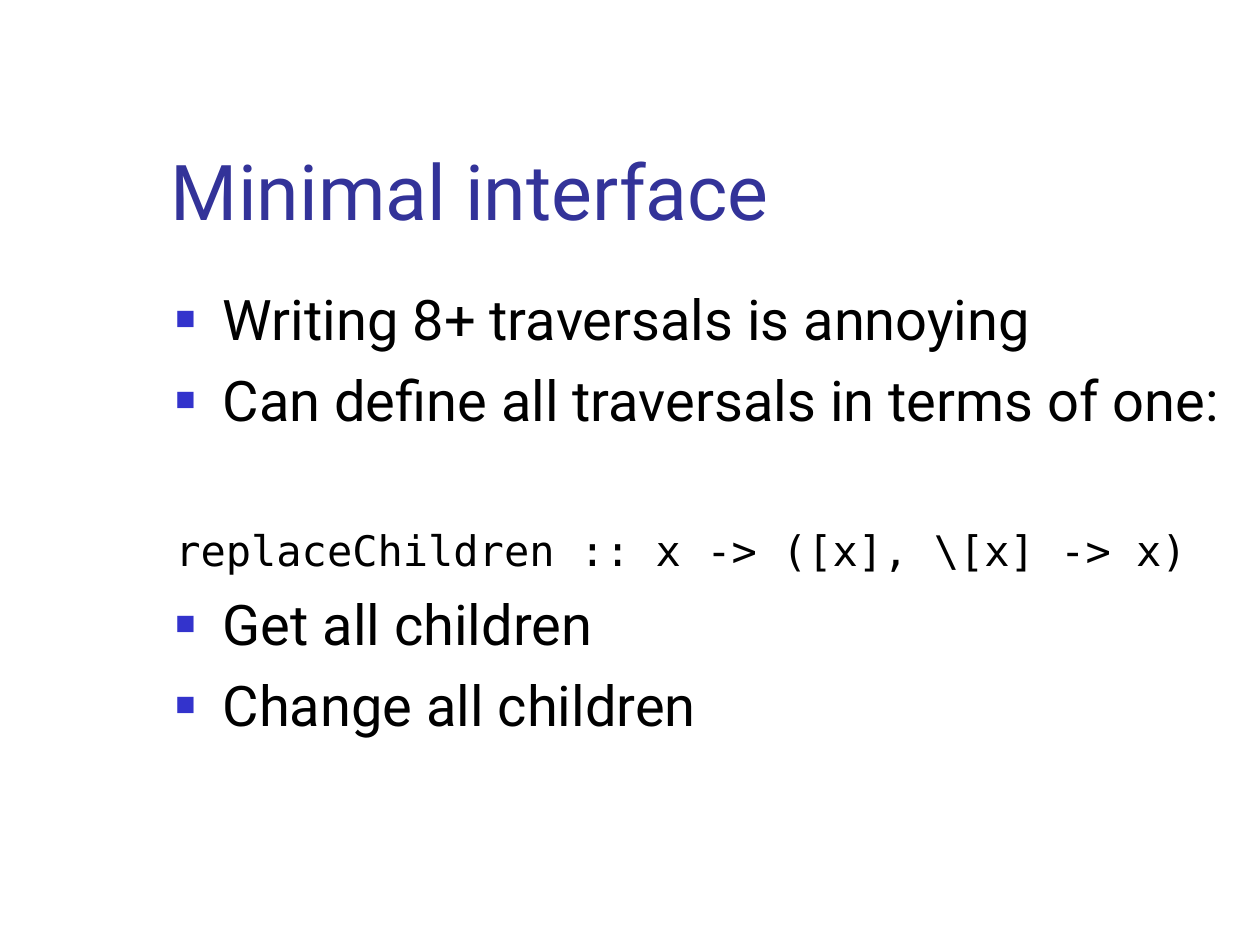
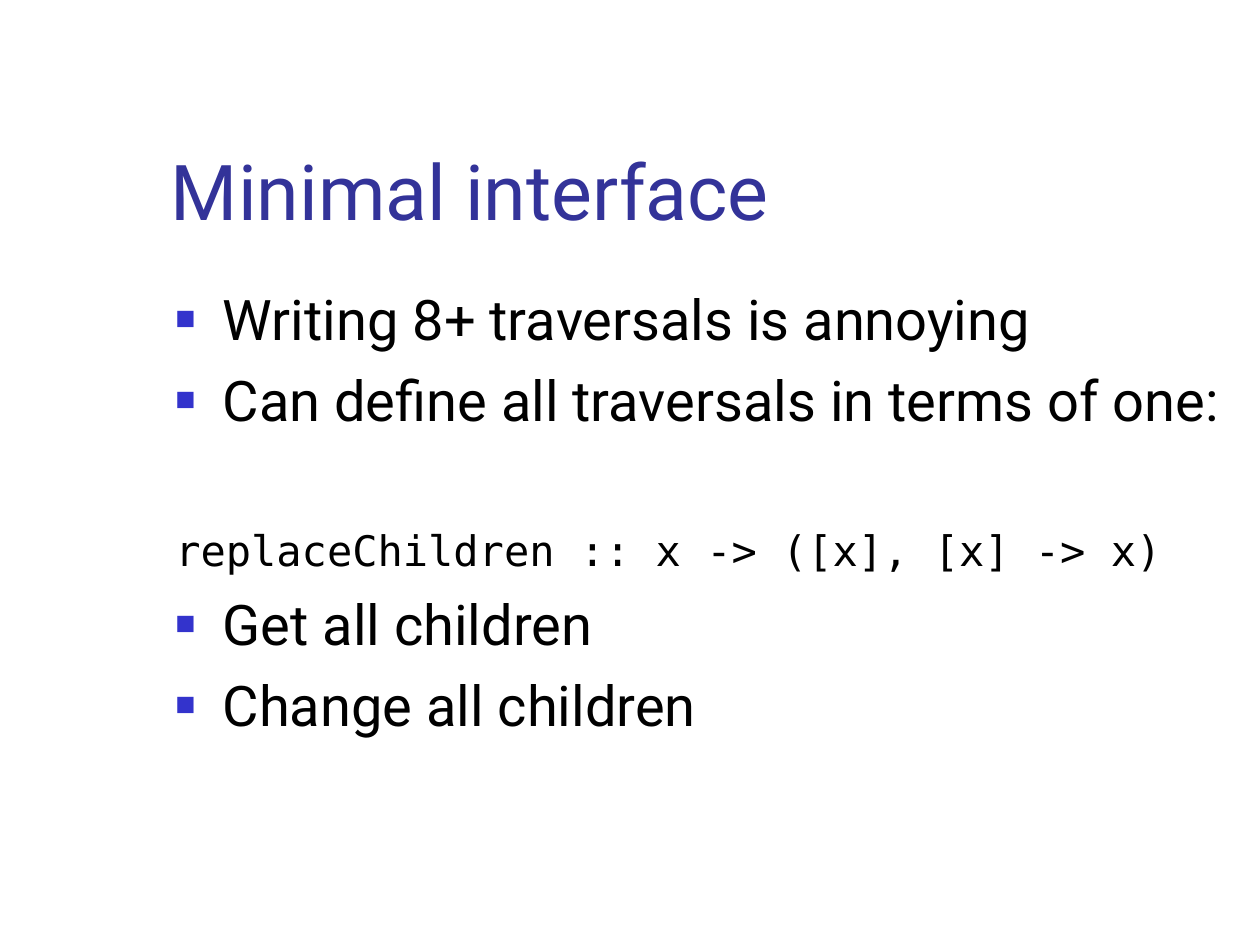
Before and after one commit to ndmitchell/uniplate, a slide deck: slide 31 of presentation/plasma-jan07.ppt. Drawn at 1260x945 pixels with LibreOffice and Linux fonts; fonts in the diff are those of the drawing; background and template pictures are left out. Boxes give left, top, right and bottom in pixels: in the first picture for what was removed or moved away, otherwise in the second. Text is boxed around its words. In the diff, an @@ line names an element or a change of style, - is before the commit and + after.

```diff
--- a/presentation/plasma-jan07.ppt
+++ b/presentation/plasma-jan07.ppt
@@ text at bbox=[175, 534, 1162, 575]: text changed @@
-replaceChildren :: x -> ([x], \[x] -> x)
+replaceChildren :: x -> ([x], [x] -> x)
```
Also in this commit, not shown: 2 other slides changed.
